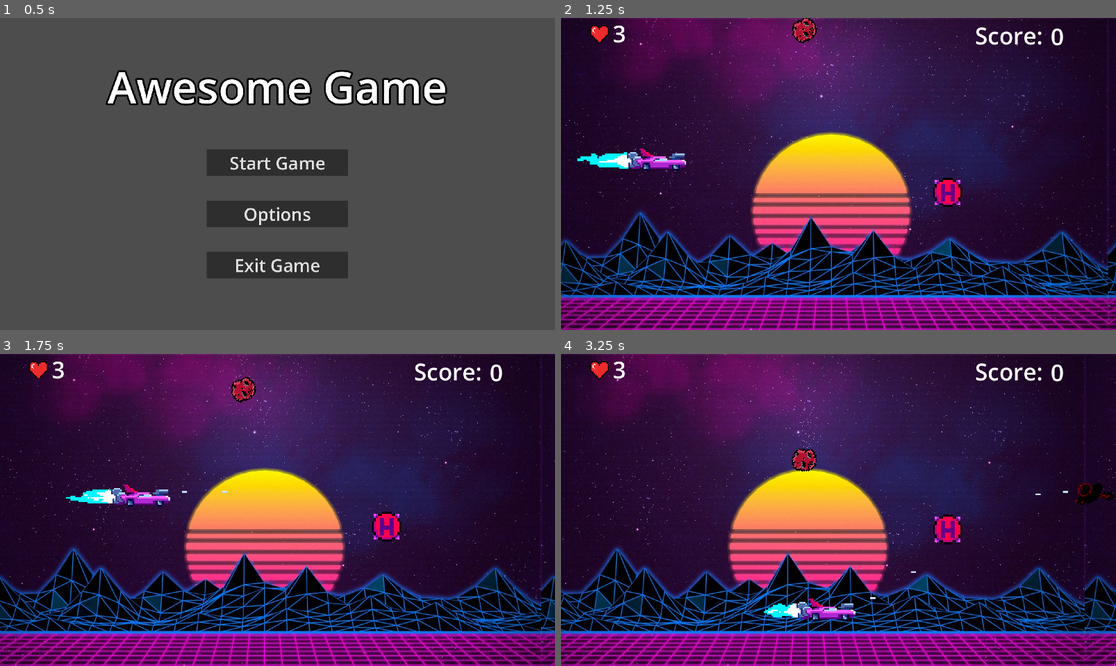
Above: before the commit, frames 1-4 (two rows, left to right).
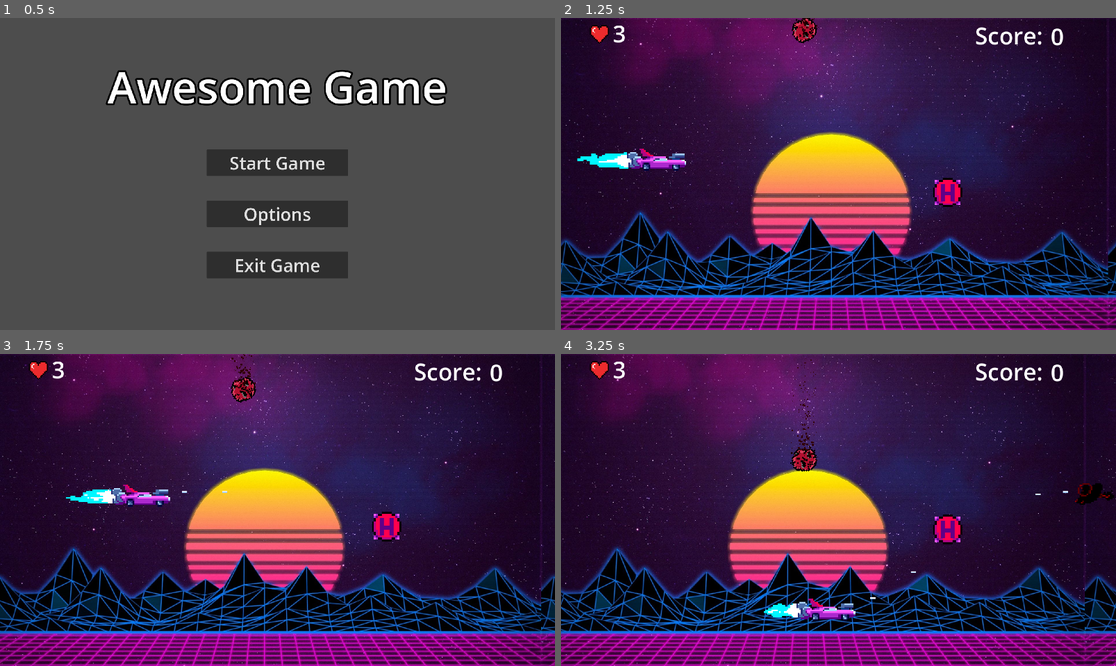
Above: after the commit, the same moments.

Repository: P0ddy/Project-Bentley
Game: Godot game, scene res://Scenes/Menu/main_menu.tscn
Two runs of this game, one before a commit and one after it. Both use one fixed random seed, a clock stepped at 60 frames per second and the inputs below. Sound files missing from this copy of the repository are replaced by a short silence.
Inputs:
- Up to frame 1 (0.5 s): no input
- Up to frame 2 (1.25 s): click "Start Game" at 0.5 s
- Up to frame 3 (1.75 s): hold D (right) from 1.28 s (still down); hold Space (shoot) from 1.28 s (still down)
- Up to frame 4 (3.25 s): release D (right) at 2.03 s; release Space (shoot) at 2.03 s; hold S (down) 2.03-2.78 s; tap Space (shoot) at 2.1 s; hold D (right) from 2.78 s (still down); hold Space (shoot) from 2.78 s (still down)

Frame 1 is identical in both runs. In frame 2, less than 0.1% of the frame differs, in the area x 42-47%, y 0-7%; in frame 3, 0.1%; in frame 4, 0.2%, in the area x 41-47%, y 1-38%.

Commit message:
Adding Particles and fixing sound

Diff:
--- a/Scenes/AudioScene/audio_player.tscn
+++ b/Scenes/AudioScene/audio_player.tscn
@@ -29,11 +29,12 @@
 
 [node name="Explosion" type="AudioStreamPlayer" parent="."]
 stream = ExtResource("5_bkskt")
-volume_db = -9.457
+volume_db = -15.605
 pitch_scale = 0.53
 bus = &"SFX"
 
 [node name="HealthPickup" type="AudioStreamPlayer" parent="."]
 stream = ExtResource("6_p57gu")
-volume_db = 5.635
+volume_db = 3.073
+pitch_scale = 1.43
 bus = &"SFX"
--- a/Scenes/MainScene/meteor.tscn
+++ b/Scenes/MainScene/meteor.tscn
@@ -7,6 +7,14 @@
 
 [sub_resource type="CircleShape2D" id="CircleShape2D_y1tup"]
 radius = 45.0444
+
+[sub_resource type="Curve" id="Curve_dulwp"]
+_data = [Vector2(0, 1), 0.0, 0.0, 0, 0, Vector2(0.528926, 0.429947), 0.0, 0.0, 0, 0, Vector2(1, 0.290909), 0.0, 0.0, 0, 0]
+point_count = 3
+
+[sub_resource type="Gradient" id="Gradient_ktfet"]
+offsets = PackedFloat32Array(0, 0.0656716, 0.167164, 0.340299, 1)
+colors = PackedColorArray(0, 0, 0, 1, 0.945098, 0.247059, 0.0156863, 1, 0.898039, 0.921569, 0.0784314, 1, 0.921569, 0, 0.0431373, 1, 1, 1, 1, 1)
 
 [sub_resource type="CircleShape2D" id="CircleShape2D_qv4ys"]
 
@@ -22,6 +30,25 @@
 region_enabled = true
 region_rect = Rect2(1290.72, -1.21167, 310.023, 320.653)
 script = ExtResource("3_bvte5")
+
+[node name="CPUParticles2D" type="CPUParticles2D" parent="Sprite2D"]
+position = Vector2(2, 0)
+scale = Vector2(2, 2)
+amount = 438
+lifetime = 3.15
+speed_scale = 2.01
+randomness = 0.81
+lifetime_randomness = 0.1
+emission_shape = 1
+emission_sphere_radius = 51.03
+gravity = Vector2(0, -200)
+radial_accel_min = -11.27
+radial_accel_max = -11.27
+scale_amount_min = 0.0
+scale_amount_max = 8.0
+scale_amount_curve = SubResource("Curve_dulwp")
+color = Color(0.203922, 0, 0.027451, 1)
+color_ramp = SubResource("Gradient_ktfet")
 
 [node name="VisibleOnScreenNotifier2D" type="VisibleOnScreenNotifier2D" parent="."]
 position = Vector2(2, 0.499998)
@@ -39,15 +66,5 @@
 pitch_scale = 1.24
 bus = &"SFX"
 
-[node name="CPUParticles2D" type="CPUParticles2D" parent="."]
-amount = 143
-explosiveness = 0.25
-randomness = 0.81
-emission_shape = 1
-emission_sphere_radius = 51.03
-gravity = Vector2(0, -200)
-radial_accel_min = 2.6
-radial_accel_max = 69.11
-
 [connection signal="screen_exited" from="VisibleOnScreenNotifier2D" to="." method="_on_visible_on_screen_notifier_2d_screen_exited"]
 [connection signal="body_entered" from="DamageArea" to="." method="_on_damage_area_body_entered"]
--- a/Scenes/MainScene/player.tscn
+++ b/Scenes/MainScene/player.tscn
@@ -234,6 +234,7 @@
 
 [node name="ShootingSound" type="AudioStreamPlayer2D" parent="."]
 stream = SubResource("AudioStreamRandomizer_rwwgp")
+volume_db = -8.447
 bus = &"SFX"
 
 [connection signal="timeout" from="AttackSpeedTimer" to="." method="_on_attack_speed_timer_timeout"]
Not shown, changed: Audio/Music/TestTrack.mp3.import
Not shown: 1 places in Scenes/AudioScene/audio_player.tscn that only renumber resources
Not shown: 1 places in Scenes/MainScene/meteor.tscn that only renumber resources
Not shown, changed: Audio/Music/TestTrack.mp3
